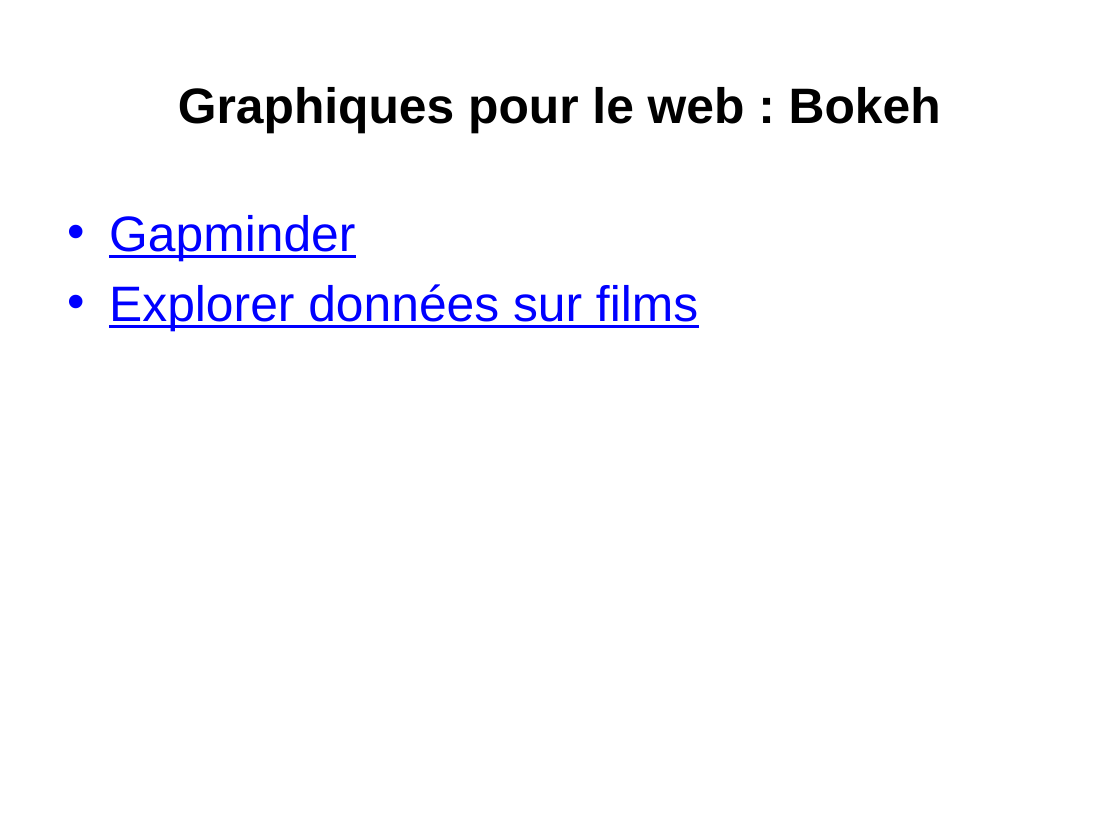
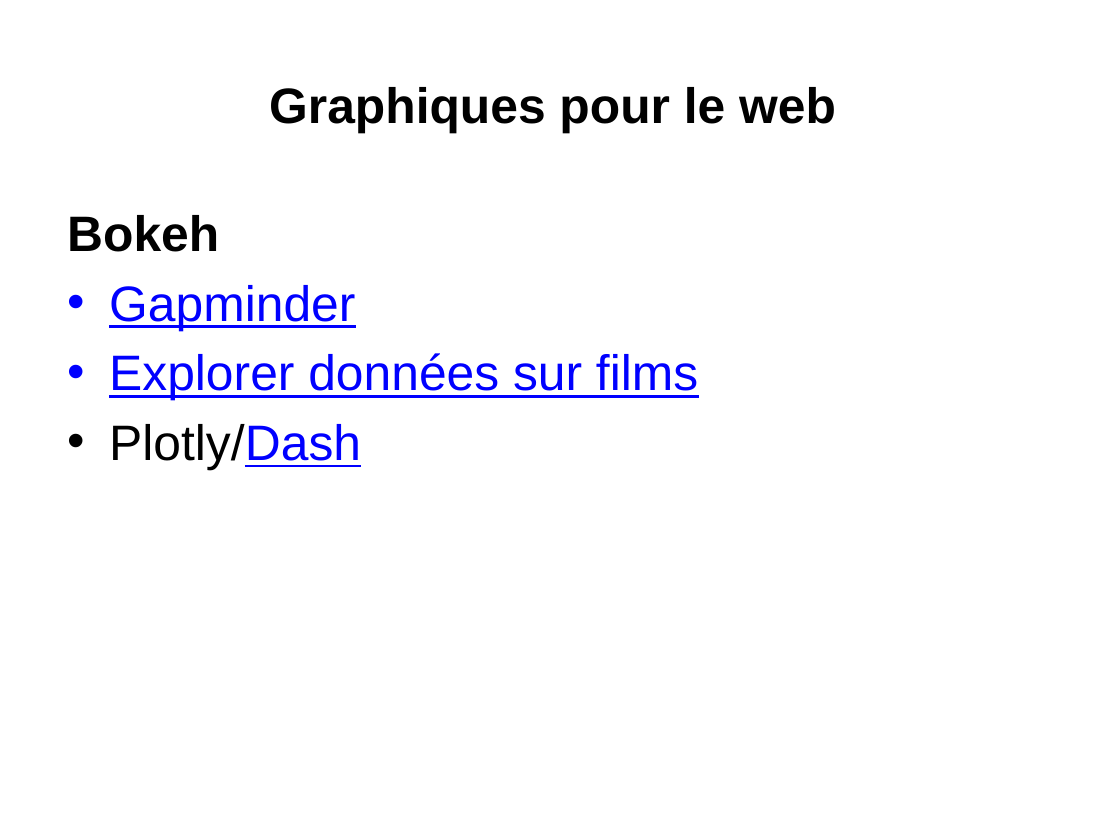
Before and after one commit to loicmidy/formation-python, a slide deck: slide 35 of formation python.pptx. Drawn at 1120x840 pixels with LibreOffice and Linux fonts; fonts in the diff are those of the drawing. Boxes give left, top, right and bottom in pixels: in the first picture for what was removed or moved away, otherwise in the second. Text is boxed around its words. In the diff, an @@ line names an element or a change of style, - is before the commit and + after.

```diff
--- a/formation python.pptx
+++ b/formation python.pptx
@@ title at (x1=269, y1=87, x2=836, y2=133): text changed @@
-Graphiques pour le web : Bokeh
+Graphiques pour le web
@@ text at (x1=67, y1=215, x2=219, y2=252): paragraph added @@
+Bokeh
@@ text at (x1=109, y1=424, x2=361, y2=470): paragraph added @@
+• Plotly/Dash
```
Also in this commit, not shown: 2 other files.
